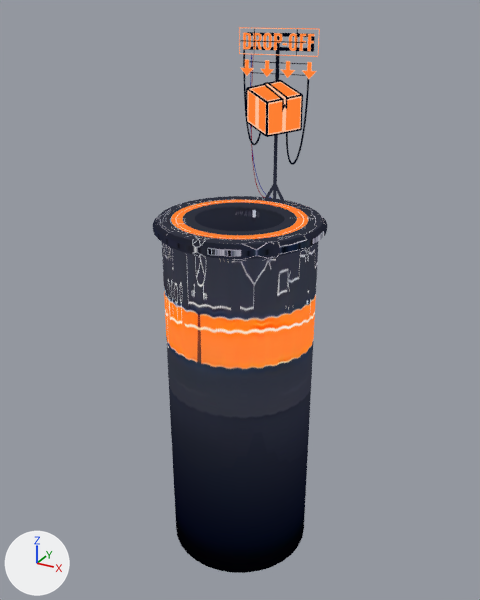
A saved change to the glTF model public/models/end/end.glb.
Both versions are drawn from a 50 mm camera at (7.13, -12.96, 3.41) aimed at (-0.08, 0.14, -3.14). Every picture has the same lights, and +X, +Y and +Z are marked at lower left. Where no turn or scale is listed for an object, it has been applied to the vertices. Vertices at the same position are counted once.

Names of what the first picture shows: 'Plane', 'end'.
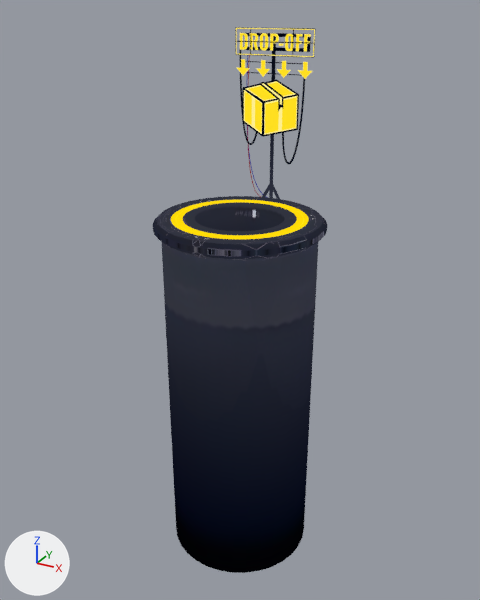
Commit message: update end glb model

The change, as a list of edits to the scene's bpy script:
```text
Add img_pano:
    img_pano = load_image('pano', '_unpacked/pano', 428, 856, 'sRGB')
Add img_socle:
    img_socle = load_image('socle', '_unpacked/socle', 600, 600, 'sRGB')
Change mat_material_003:
    where n5 = _N.new('ShaderNodeTexImage'); n5.name = 'Image Texture'
    n5.image: img_end -> img_socle
Change mat_material_005:
    where n6 = _N.new('ShaderNodeTexImage'); n6.name = 'Image Texture'
    n6.image: img_text -> img_pano
Change me_cylinder_001:
    where me_cylinder_001.from_pydata(...)  # 228 vertices, 422 faces; spans x -2.0..2.0, y -2.0..2.0, z -9.0..0.0
    used by ob_end; location = (0.0, 0.0, -1.0)
    me_cylinder_001 part 1: texture (UV) coordinates of 64 of 422 faces, centred in x -1.8..1.8, y -1.8..1.8, z -6.13..-3.27, changed; they spanned u 0.03..0.97, v 0.03..0.97 and now span u 0.18..0.82, v 0.18..0.82
Change ob_plane:
    ob_plane.location: (0.1, 1.6, 1.0) -> (0.0, 1.6, 1.0)
```

What differs and where, as boxes (x1, y1, x2, y2) in the pictures (480 x 600 px):
'end', surface changed: (153, 196, 327, 469) in both
'Plane', surface changed, moved (orange to yellow): before (239, 27, 320, 203); after (235, 27, 315, 203)
part 1 of me_cylinder_001, surface changed: (162, 241, 319, 573) in both
